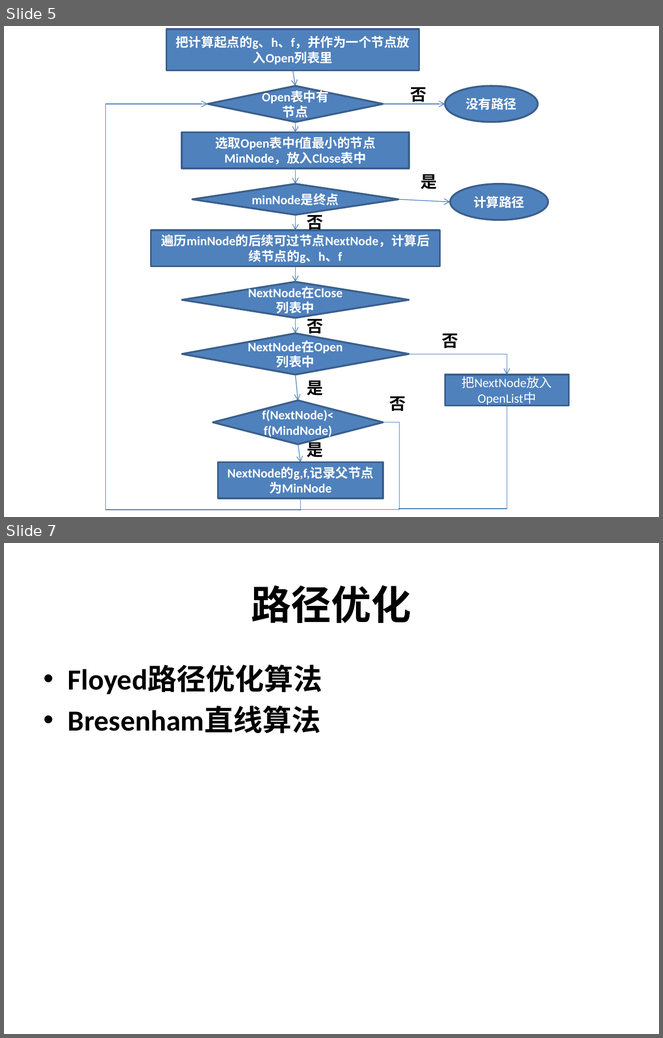
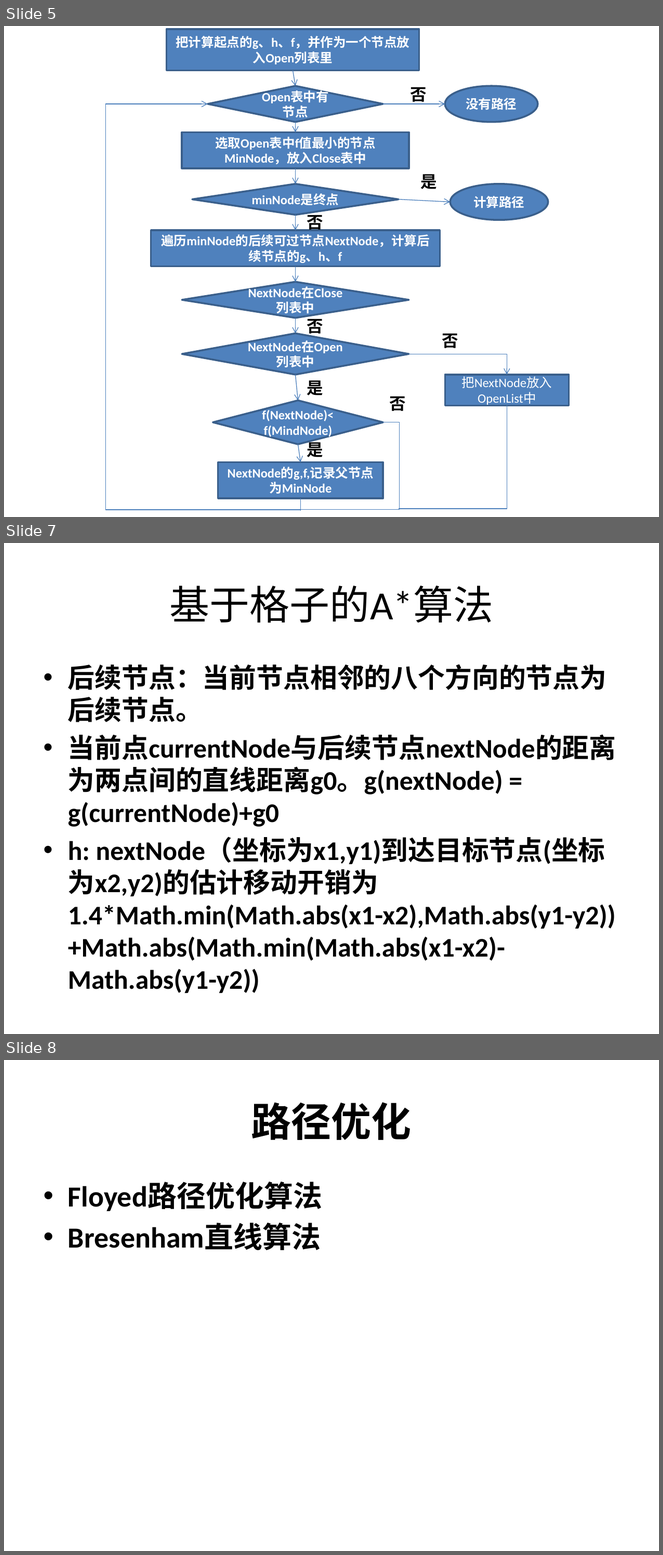
Before and after one commit to heyaolong1987/my-webgame, a slide deck: 工作文档/AStar算法及导航网格寻路.pptx. Shown one above the other, each under a label of ours: slides 5 and 7 before the commit, slides 5, 7 and 8 after it; the slides between them are not shown. The pictures are 663x1038 and 663x1555 pixels, drawn with LibreOffice and Linux fonts; fonts in the diff are those of the drawing. Boxes give left, top, right and bottom in pixels: in the first picture for what was removed or moved away, otherwise in the second. Text is boxed around its words. In the diff, an @@ line names an element or a change of style, - is before the commit and + after.

```diff
--- a/工作文档/AStar算法及导航网格寻路.pptx
+++ b/工作文档/AStar算法及导航网格寻路.pptx
@@ slide 7 added at (4, 543, 659, 1034), background #FFFFFF @@
@@ title added at (170, 586, 493, 623), 44 pt, text #000000 @@
+基于格子的A*算法
@@ text added at (68, 664, 617, 993), 29.6 pt, text #000000, bold @@
+• 后续节点：当前节点相邻的八个方向的节点为后续节点。
+• 当前点currentNode与后续节点nextNode的距离为两点间的直线距离g0。g(nextNode) = g(currentNode)+g0
+• h: nextNode（坐标为x1,y1)到达目标节点(坐标为x2,y2)的估计移动开销为1.4*Math.min(Math.abs(x1-x2),Math.abs(y1-y2))+Math.abs(Math.min(Math.abs(x1-x2)-Math.abs(y1-y2))
@@ what was slide 7 is now slide 8 @@
```
Also in this commit, not shown: 8 slides changed, 5 other slides added, 1 slide removed.
